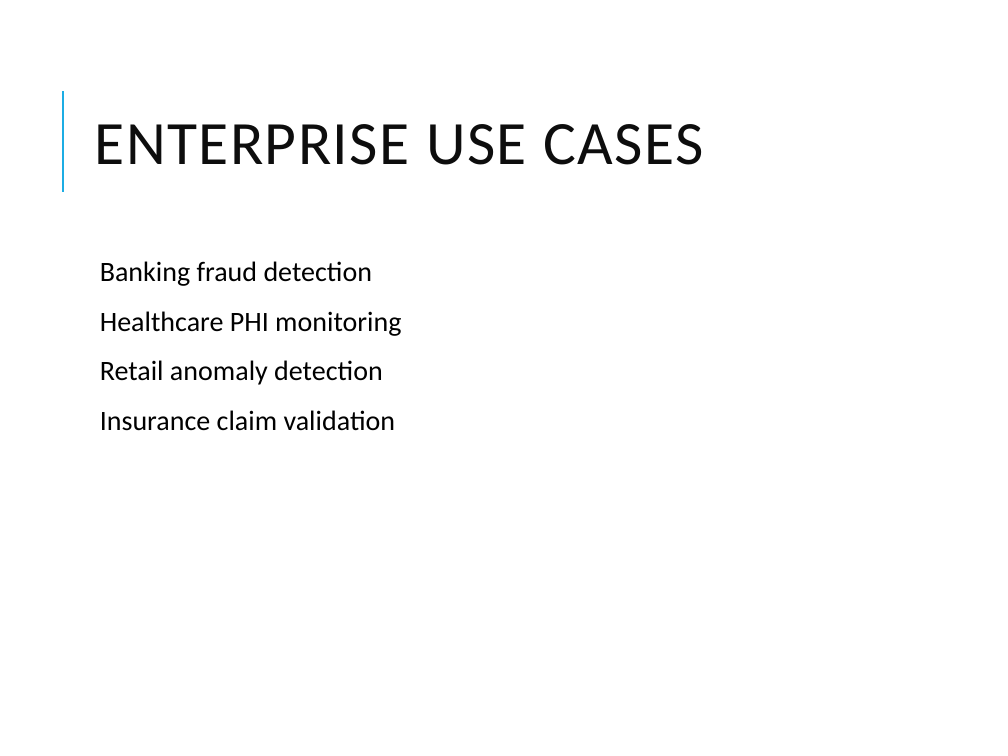
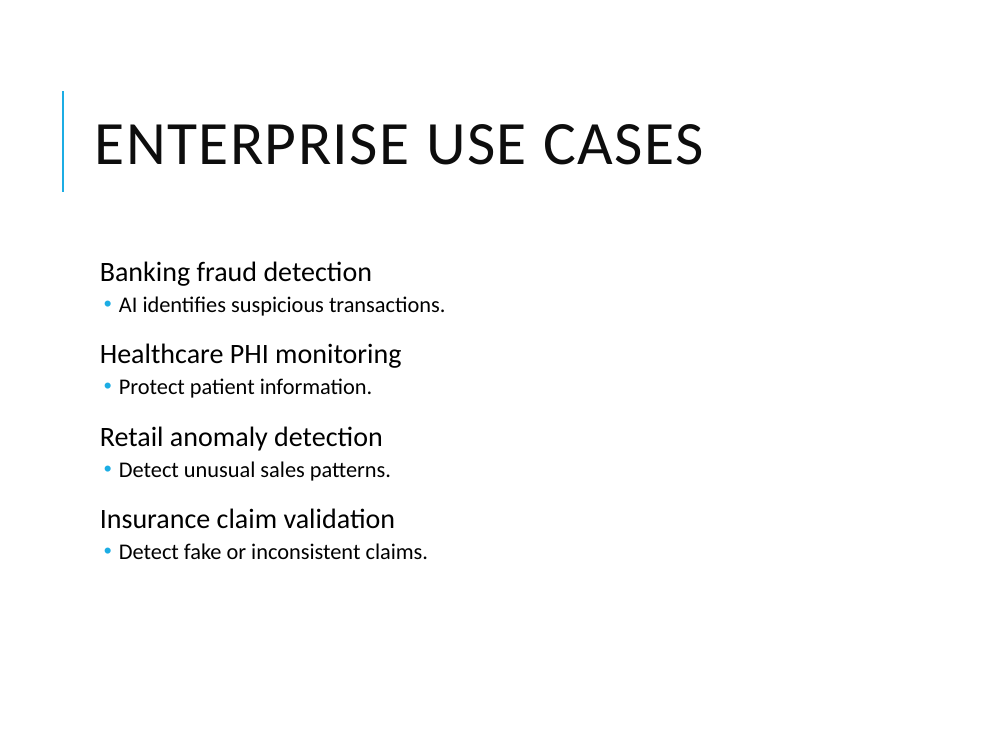
Before and after one commit to vikash-verma-profile/SIG-GENAI-May-2026, a slide deck: slide 42 of Week-3/Day-2/Autonomous_AI_Data_Quality_Self_Healing_Pipelines.pptx (slide 17 before the commit). Drawn at 1008x756 pixels with LibreOffice and Linux fonts; fonts in the diff are those of the drawing. Boxes give left, top, right and bottom in pixels: in the first picture for what was removed or moved away, otherwise in the second. Text is boxed around its words. In the diff, an @@ line names an element or a change of style, - is before the commit and + after.

```diff
--- a/Week-3/Day-2/Autonomous_AI_Data_Quality_Self_Healing_Pipelines.pptx
+++ b/Week-3/Day-2/Autonomous_AI_Data_Quality_Self_Healing_Pipelines.pptx
@@ text at (x1=119, y1=296, x2=445, y2=316): paragraph added @@
+  • AI identifies suspicious transactions.
@@ text at (x1=119, y1=378, x2=372, y2=398): paragraph added @@
+  • Protect patient information.
@@ text at (x1=119, y1=461, x2=391, y2=481): paragraph added @@
+  • Detect unusual sales patterns.
@@ text at (x1=119, y1=543, x2=429, y2=559): paragraph added @@
+  • Detect fake or inconsistent claims.
```
Also in this commit, not shown: 10 other slides changed, 26 slides added, 2 other files.
